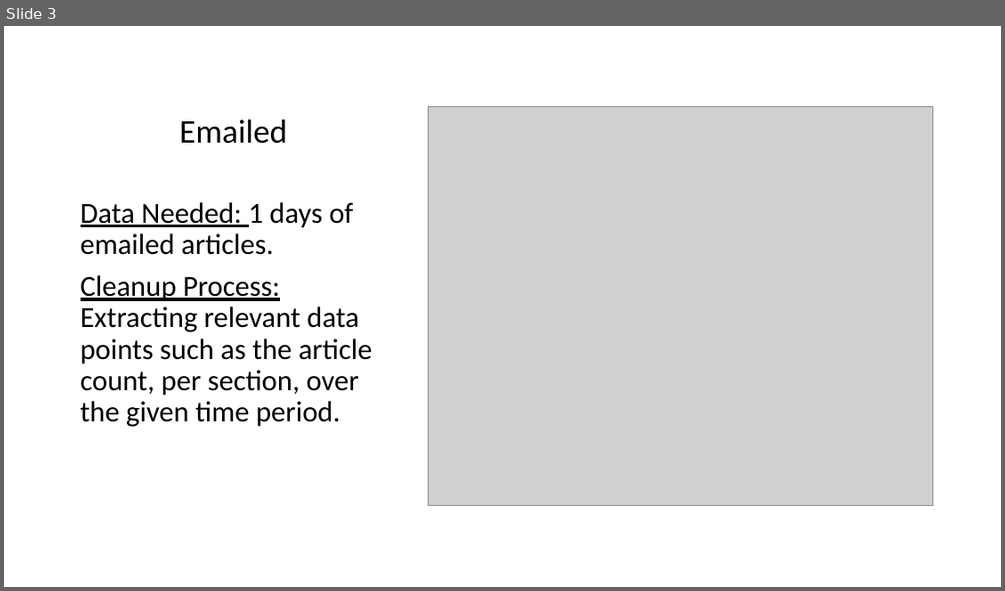
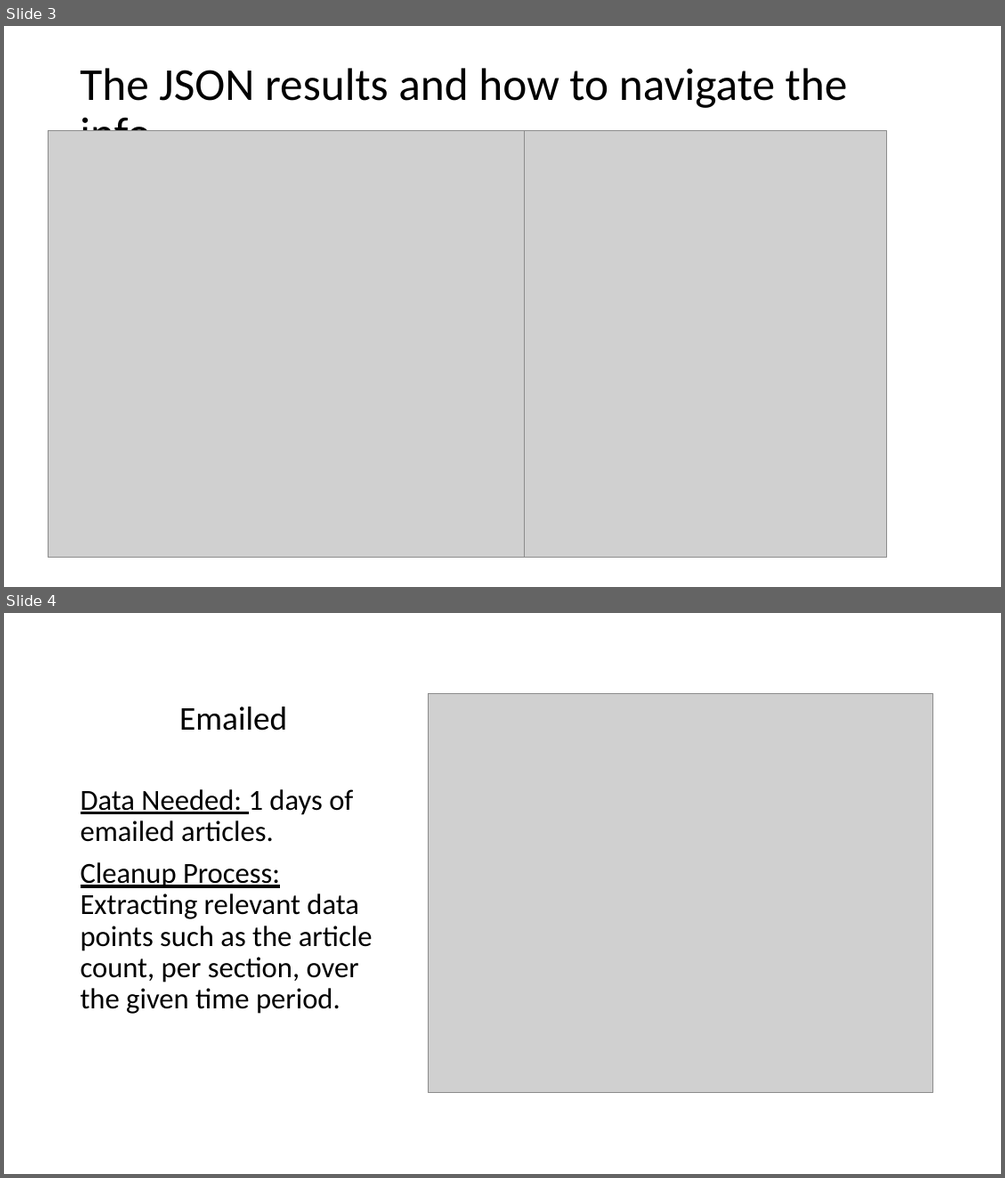
Before and after one commit to CTRLALTAFK/NYT_Analytics, a slide deck: Group 5 Project 1 PowerPoint.pptx. Shown one above the other, each under a label of ours: slide 3 before the commit, slides 3 and 4 after it. The pictures are 1005x591 and 1005x1178 pixels, drawn with LibreOffice and Linux fonts; fonts in the diff are those of the drawing; grey boxes stand for pictures. Boxes give left, top, right and bottom in pixels: in the first picture for what was removed or moved away, otherwise in the second. Text is boxed around its words. In the diff, an @@ line names an element or a change of style, - is before the commit and + after.

```diff
--- a/Group 5 Project 1 PowerPoint.pptx
+++ b/Group 5 Project 1 PowerPoint.pptx
@@ slide 3 added at [4,26,1001,587], background #FFFFFF @@
@@ title added at [80,68,848,131], 44 pt, text #000000 @@
+The JSON results and how to navigate the info
@@ picture added at [48,131,535,557] @@
@@ picture added at [524,131,886,557] @@
@@ what was slide 3 is now slide 4 @@
```
Also in this commit, not shown: 2 slides changed, 3 other slides added, 3 slides removed.
